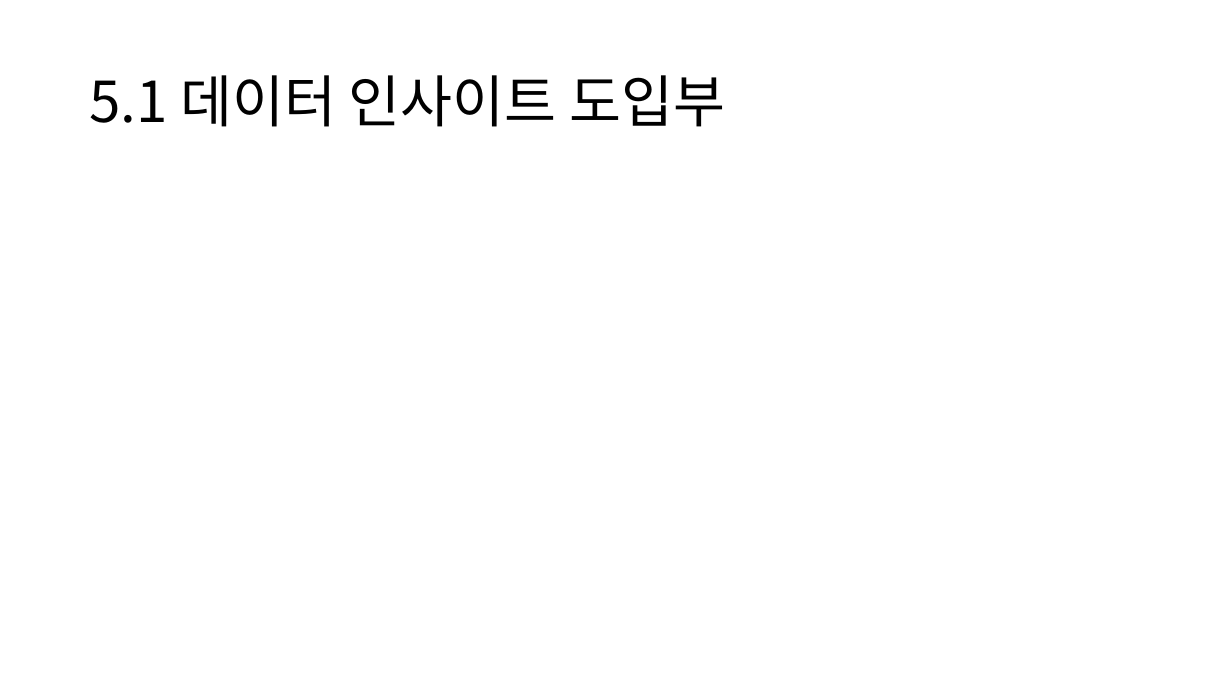
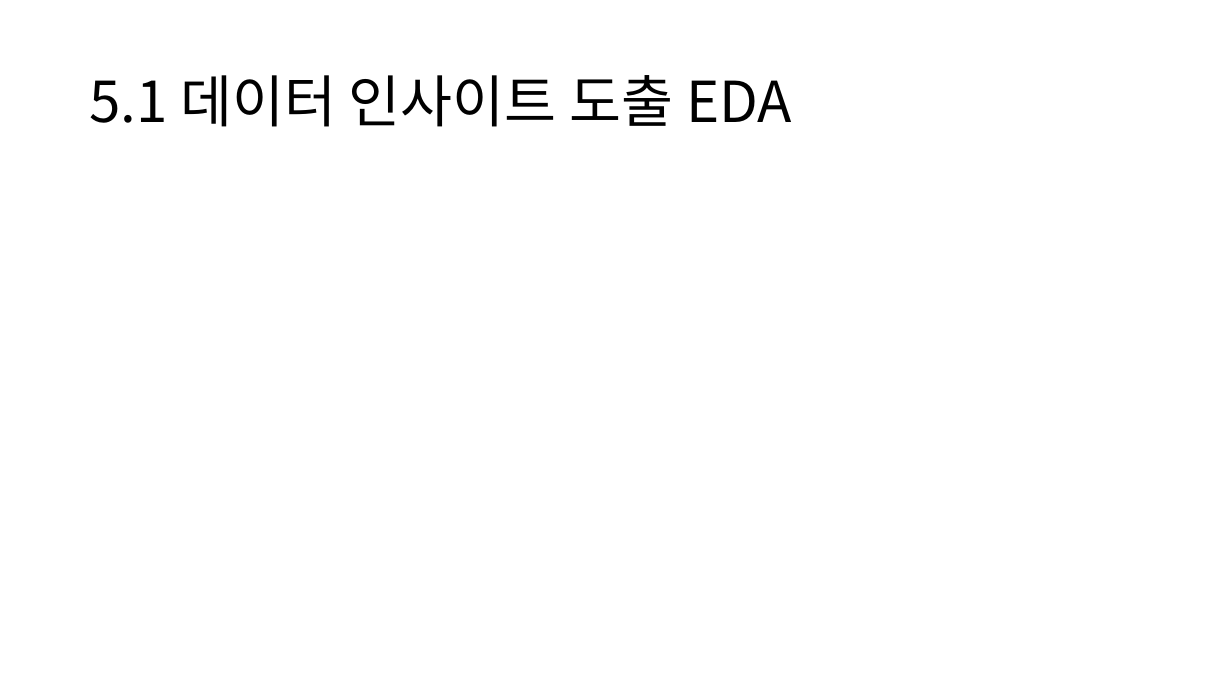
Before and after one commit to HANARONE/dh01, a slide deck: slide 17 of 1차 자료/개인고객 신용등급 산정 모델링.pptx. Drawn at 1232x693 pixels with LibreOffice and Linux fonts; fonts in the diff are those of the drawing. Boxes give left, top, right and bottom in pixels: in the first picture for what was removed or moved away, otherwise in the second. Text is boxed around its words. In the diff, an @@ line names an element or a change of style, - is before the commit and + after.

```diff
--- a/1차 자료/개인고객 신용등급 산정 모델링.pptx
+++ b/1차 자료/개인고객 신용등급 산정 모델링.pptx
@@ title at <box>89,75,792,127</box>: text changed @@
-5.1 데이터 인사이트 도입부
+5.1 데이터 인사이트 도출 EDA
```
Also in this commit, not shown: 4 other slides changed, 1 slide added, 1 slide removed, 1 other file.
